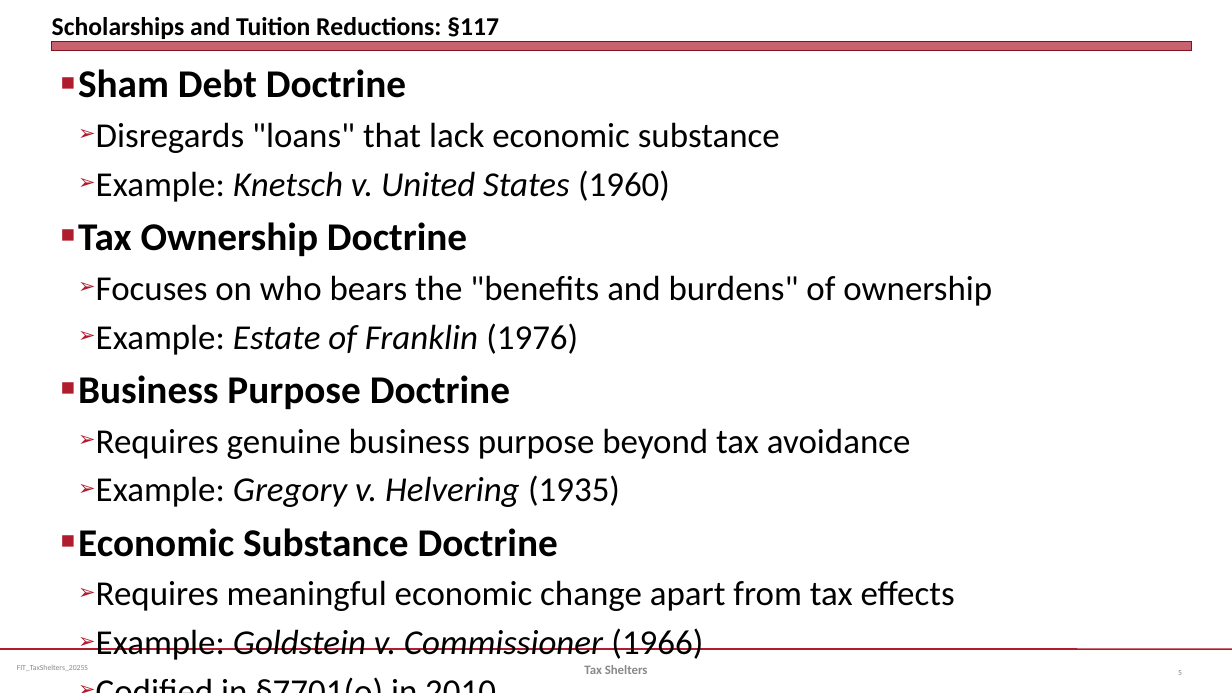
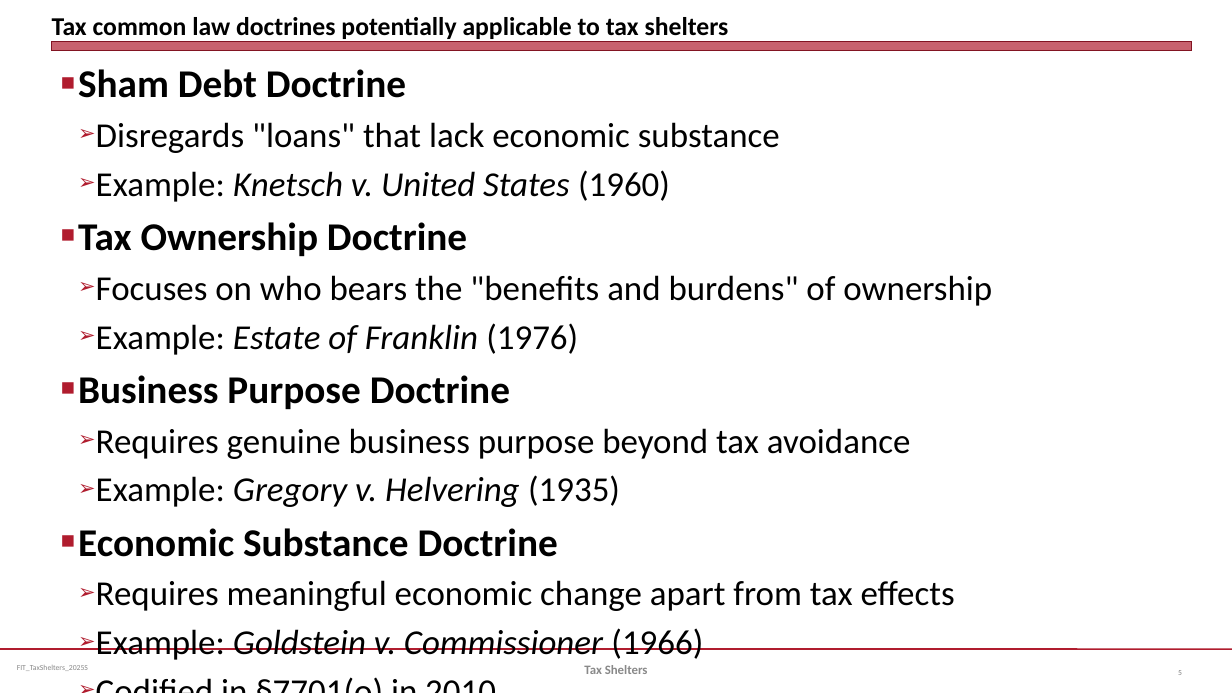
Before and after one commit to jmc877/Fed-Income-Tax, a slide deck: slide 5 of slides/FIT_TaxShelters_2025S.pptx. Drawn at 1232x693 pixels with LibreOffice and Linux fonts; fonts in the diff are those of the drawing. Boxes give left, top, right and bottom in pixels: in the first picture for what was removed or moved away, otherwise in the second. Text is boxed around its words. In the diff, an @@ line names an element or a change of style, - is before the commit and + after.

```diff
--- a/slides/FIT_TaxShelters_2025S.pptx
+++ b/slides/FIT_TaxShelters_2025S.pptx
@@ title at (52, 17, 729, 39): text changed @@
-Scholarships and Tuition Reductions: §117
+Tax common law doctrines potentially applicable to tax shelters
```
Also in this commit, not shown: 4 other slides changed, 2 slides added, 3 other files.
